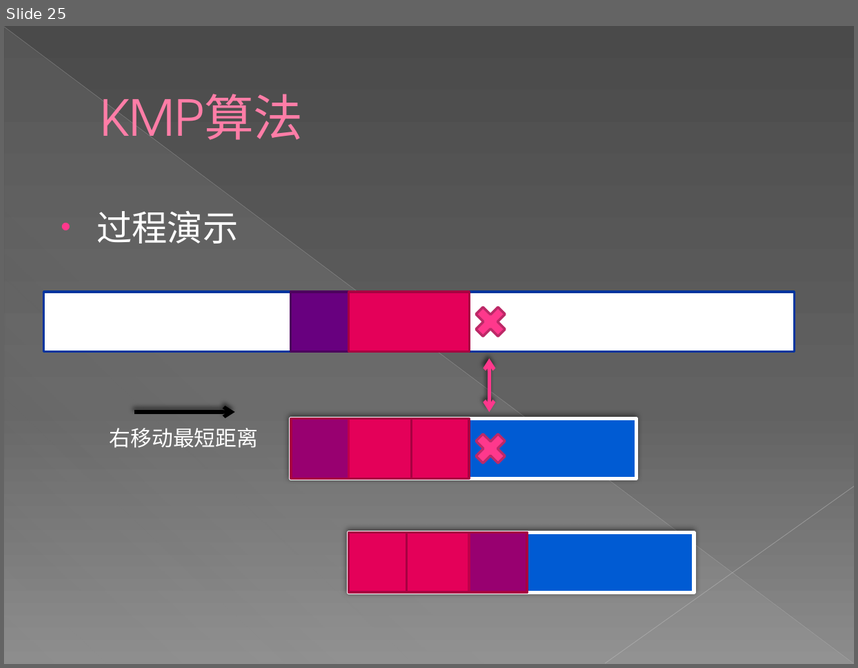
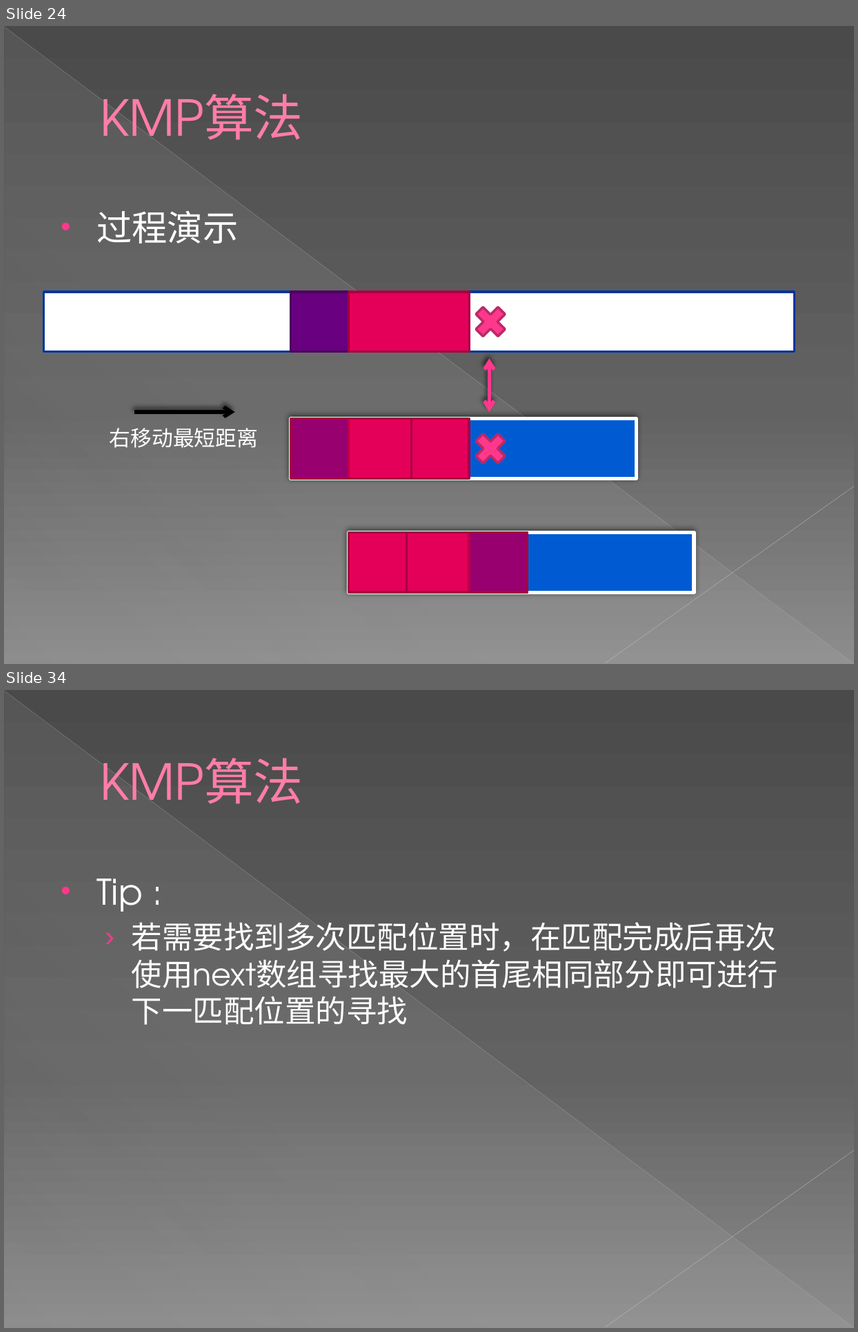
Before and after one commit to Eriri/Acm_Standard_Algorithm_Repository, a slide deck: 新建 Microsoft PowerPoint 演示文稿 (2).pptx. Shown one above the other, each under a label of ours: slide 25 before the commit, slides 24 and 34 after it; the slides between them are not shown. The pictures are 858x668 and 858x1332 pixels, drawn with LibreOffice and Linux fonts; fonts in the diff are those of the drawing. Boxes give left, top, right and bottom in pixels: in the first picture for what was removed or moved away, otherwise in the second. Text is boxed around its words. In the diff, an @@ line names an element or a change of style, - is before the commit and + after.

```diff
--- a/新建 Microsoft PowerPoint 演示文稿 (2).pptx
+++ b/新建 Microsoft PowerPoint 演示文稿 (2).pptx
@@ slide 34 added at [4,690,854,1328], background gradient #4A4A4A to #626262 to #8C8C8C; not listed: 3 template elements that a slide beside it also shows @@
@@ title added at [100,758,303,804], 42 pt, text #FF7DA7 @@
+KMP算法
@@ text added at [96,878,778,988], 26 pt, text #FFFFFF @@
+• Tip :
+  › 若需要找到多次匹配位置时，在匹配完成后再次使用next数组寻找最大的首尾相同部分即可进行下一匹配位置的寻找
@@ what was slide 25 is now slide 24 @@
```
Also in this commit, not shown: 3 slides changed, 20 other slides added, 5 slides removed.
